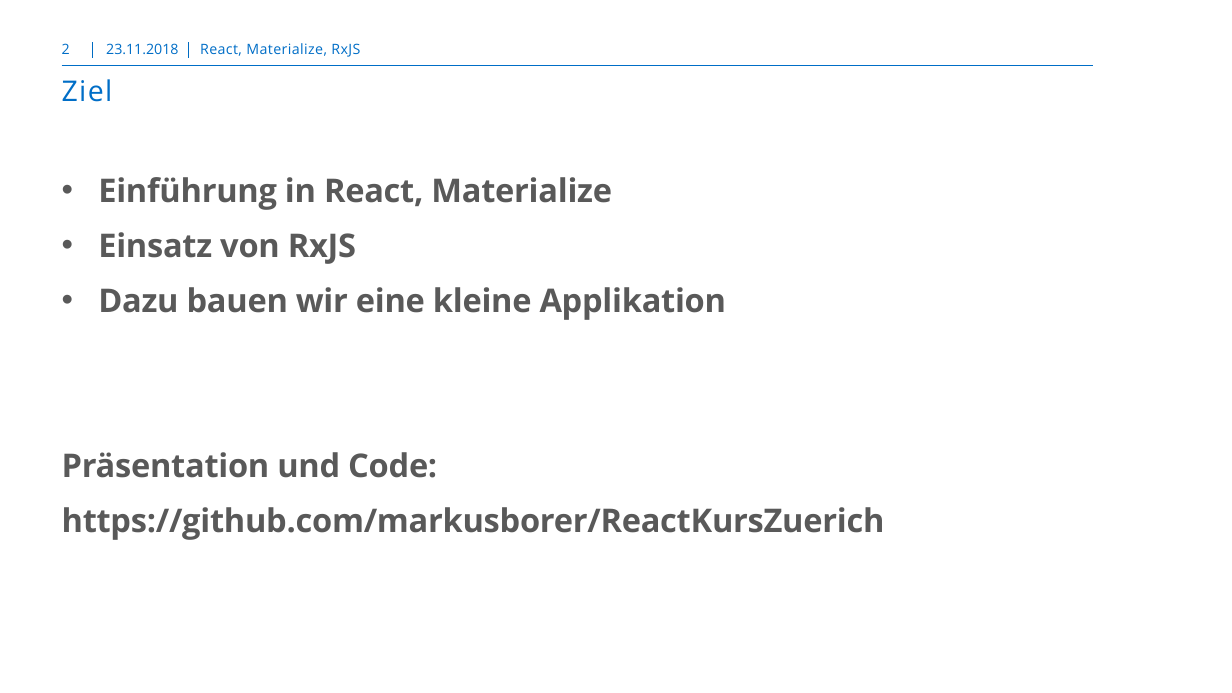
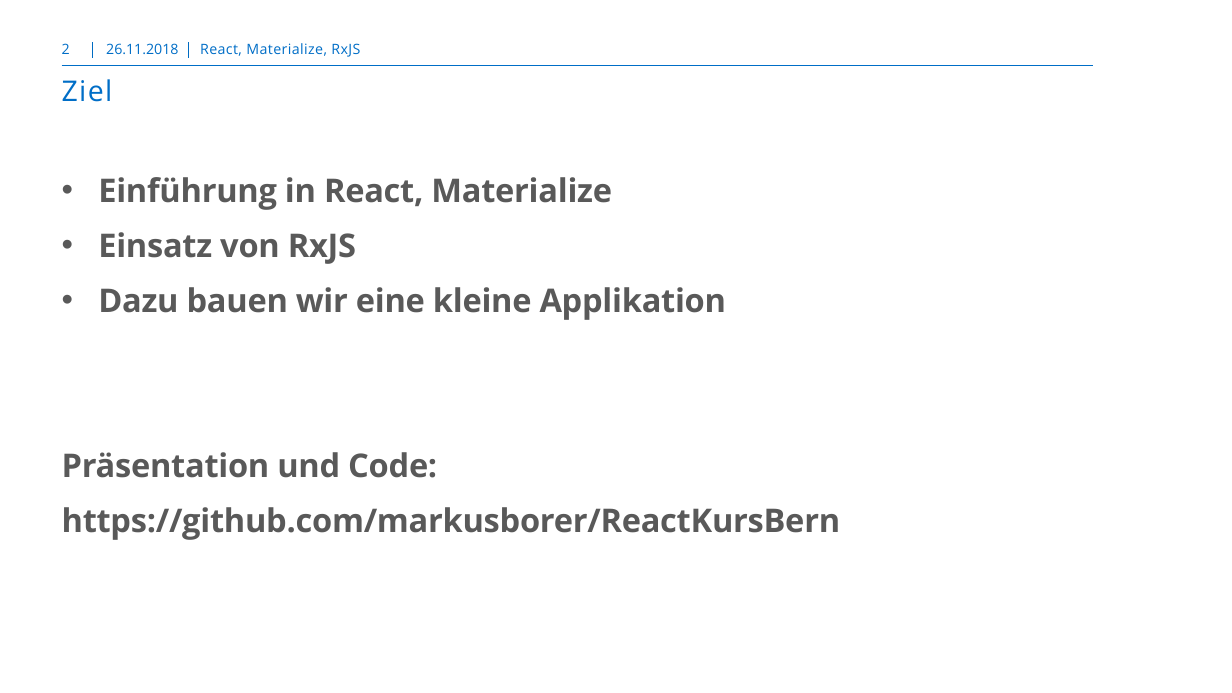
Before and after one commit to markusborer/ReactKursBern, a slide deck: slide 2 of React.pptx. Drawn at 1232x693 pixels with LibreOffice and Linux fonts; fonts in the diff are those of the drawing; background and template pictures are left out. Boxes give left, top, right and bottom in pixels: in the first picture for what was removed or moved away, otherwise in the second. Text is boxed around its words. In the diff, an @@ line names an element or a change of style, - is before the commit and + after.

```diff
--- a/React.pptx
+++ b/React.pptx
@@ text at <box>106,43,178,54</box>: text changed @@
-23.11.2018
+26.11.2018
@@ text at <box>62,507,841,540</box>: text changed @@
-https://github.com/markusborer/ReactKursZuerich
+https://github.com/markusborer/ReactKursBern
```
Also in this commit, not shown: 43 other slides changed.
